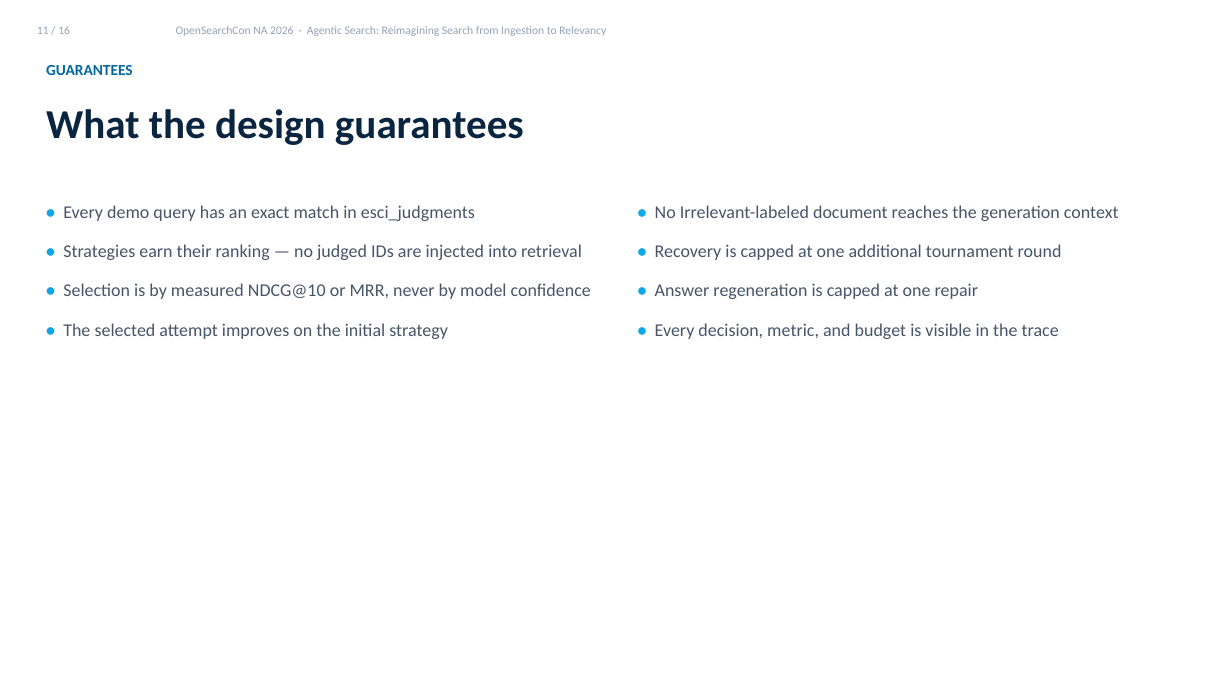
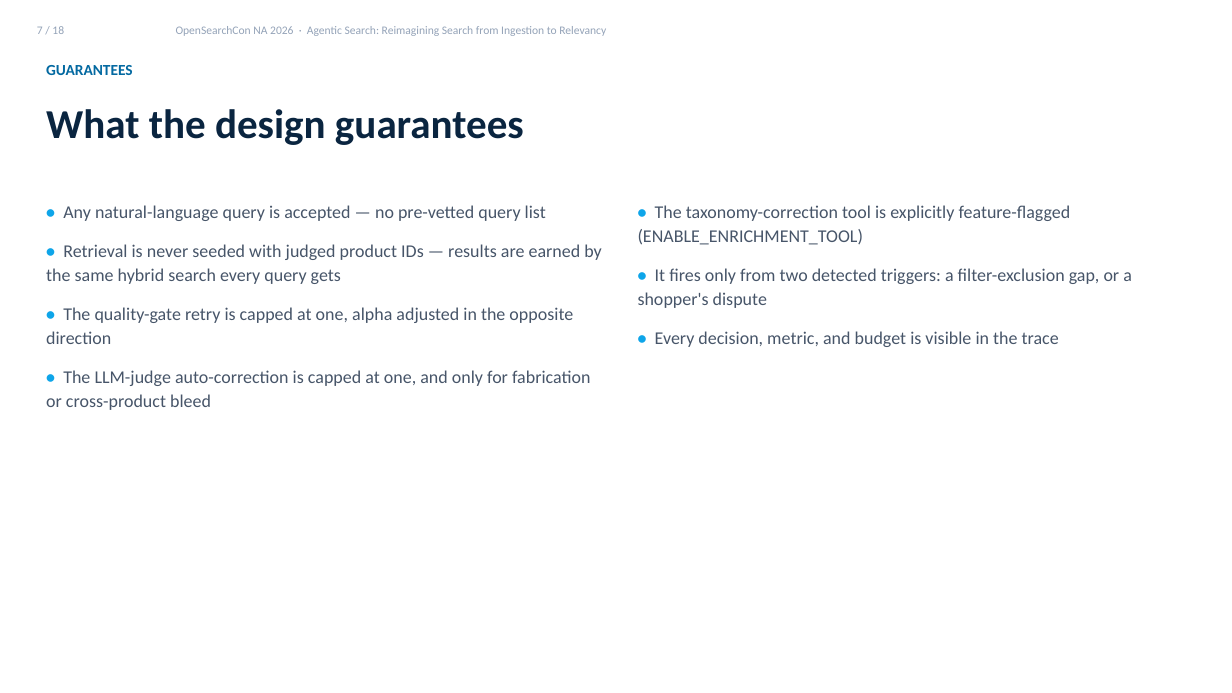
Before and after one commit to kmwtechnology/opensearch2026-agentic-search, a slide deck: slide 7 of docs/presentation/Agentic Search Talk Draft.pptx (slide 11 before the commit). Drawn at 1232x693 pixels with LibreOffice and Linux fonts; fonts in the diff are those of the drawing. Boxes give left, top, right and bottom in pixels: in the first picture for what was removed or moved away, otherwise in the second. Text is boxed around its words. In the diff, an @@ line names an element or a change of style, - is before the commit and + after.

```diff
--- a/docs/presentation/Agentic Search Talk Draft.pptx
+++ b/docs/presentation/Agentic Search Talk Draft.pptx
@@ text at bbox=[37, 26, 64, 34]: text changed @@
-11 / 16
+7 / 18
@@ text at bbox=[46, 205, 602, 410]: text changed @@
-• Every demo query has an exact match in esci_judgments
-• Strategies earn their ranking — no judged IDs are injected into retrieval
-• Selection is by measured NDCG@10 or MRR, never by model confidence
-• The selected attempt improves on the initial strategy
+• Any natural-language query is accepted — no pre-vetted query list
+• Retrieval is never seeded with judged product IDs — results are earned by the same hybrid search every query gets
+• The quality-gate retry is capped at one, alpha adjusted in the opposite direction
+• The LLM-judge auto-correction is capped at one, and only for fabrication or cross-product bleed
@@ text at bbox=[638, 205, 1132, 308]: text changed @@
-• No Irrelevant-labeled document reaches the generation context
-• Recovery is capped at one additional tournament round
-• Answer regeneration is capped at one repair
+• The taxonomy-correction tool is explicitly feature-flagged (ENABLE_ENRICHMENT_TOOL)
+• It fires only from two detected triggers: a filter-exclusion gap, or a shopper's dispute
```
Also in this commit, not shown: 13 other slides changed, 2 slides added.
